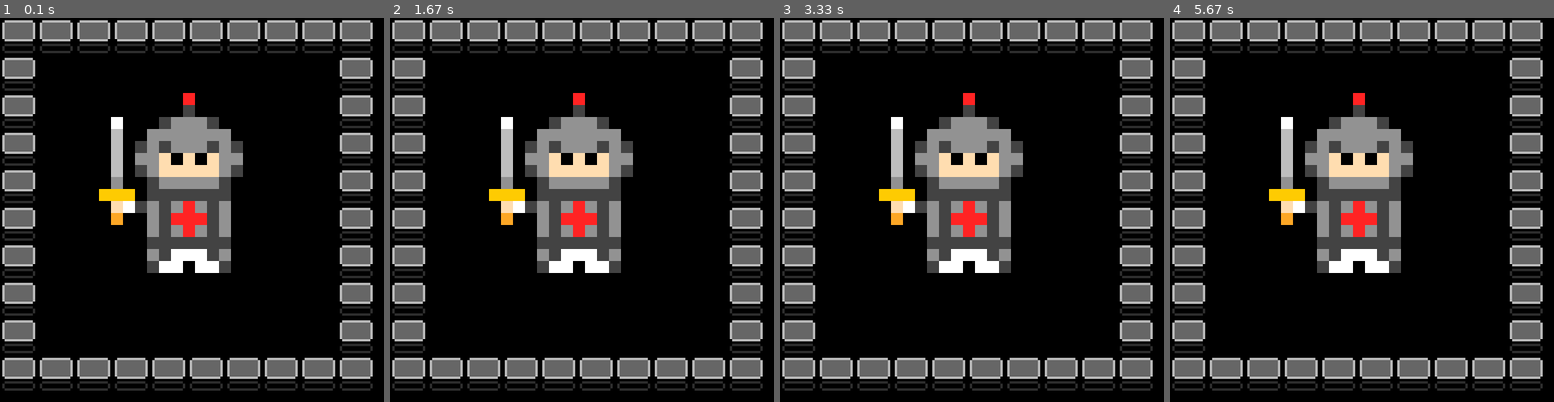
Above: before the commit, frames 1-4 (left to right).
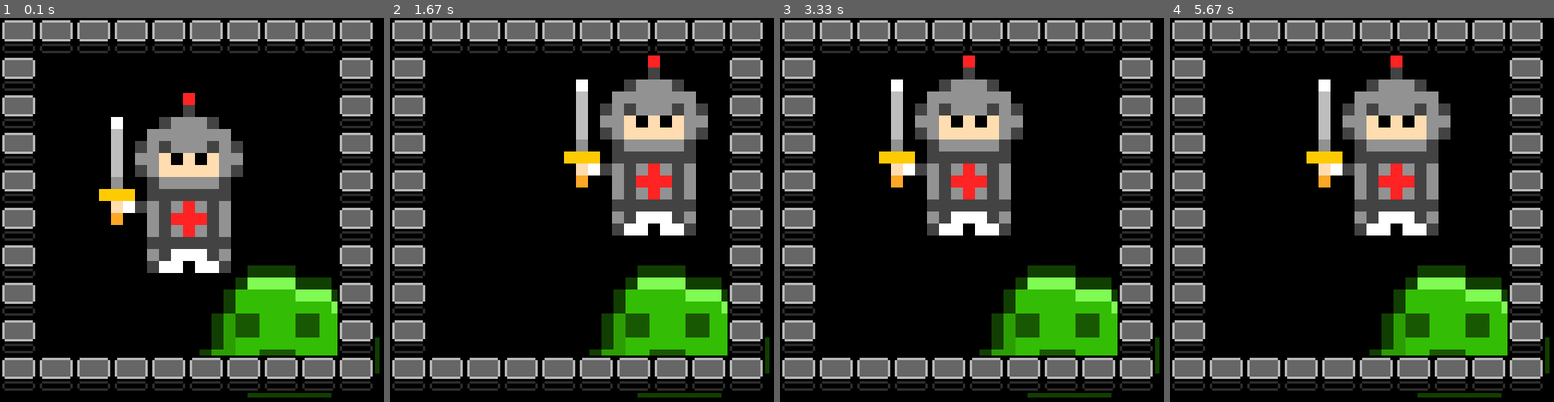
Above: after the commit, the same moments.

Repository: GiantSpaceHamster/GiantRoguelike
Game: pygame game, started from src/python/pygame_main.py
The game is run twice, just before and just after one commit, with the same random seed, the same clock (stepped at 60 frames per second) and the same inputs.
Inputs:
- Up to frame 1 (0.1 s): no input
- Up to frame 2 (1.67 s): hold Right 0.33-0.8 s; hold Up 0.83-1.13 s; hold Right 1.17-1.63 s
- Up to frame 3 (3.33 s): hold Left 1.67-2.2 s; hold Down 2.23-2.53 s; hold Left 2.57-2.97 s; hold Up from 3 s (still down)
- Up to frame 4 (5.67 s): release Up at 3.37 s; hold Right 3.4-4.03 s; hold Down 4.07-4.43 s; hold Left 4.47-4.93 s; hold Right 4.97-5.43 s; hold Up from 5.47 s (still down)

The runs differ from the first frame. In frame 1, 7.0% of the frame differs, in the area x 51-99%, y 64-99%; in frame 2, 25%, in the area x 25-99%, y 9-99%; in frame 3, 19%; in frame 4, 22%.

Commit message:
기본적인 루틴 완성
pygame 버전과 console 버전의 통일성을 위해, 이동 함수를 유틸리티로 변경.
데이터에 기본 적에 슬라임 이미지로 변경.

Diff:
--- a/src/python/console_main.py
+++ b/src/python/console_main.py
@@ -39,29 +39,13 @@
     if not userCommand in MovingCommand:
         continue
 
-    destX = player.GetX()
-    destY = player.GetY()
+    if userCommand == 'w':
+        userCommand = "UP"
+    if userCommand == 's':
+        userCommand = "DOWN"
+    if userCommand == 'a':
+        userCommand = "LEFT"
+    if userCommand == 'd':
+        userCommand = "RIGHT"
 
-    if userCommand == 'w':
-        destX = destX - 1
-
-    if userCommand == 's':
-        destX = destX + 1
-
-    if userCommand == 'a':
-        destY = destY - 1
-
-    if userCommand == 'd':
-        destY = destY + 1
-
-    # 해당 위치의 사물과 상호 작용 가능한지 확인
-    if fieldMap[0][destX][destY].IsInteractable() is True:
-        fieldMap[0][destX][destY].Interaction()
-
-    # 위치가 옮겨지는지 확인하고
-    if CheckValidMap(fieldMap, destX, destY, row, col) is False:
-        print("Can't move!")
-    else:
-        fieldMap[0][player.GetX()][player.GetY()] = Object()
-        player.SetPosition(destX, destY)
-        fieldMap[0][destX][destY] = player
+    MoveCharacter(player, fieldMap, row, col, userCommand)
--- a/src/python/data.py
+++ b/src/python/data.py
@@ -16,7 +16,9 @@
 player = PlayerCharacter()
 player.SetPosition(2, 2)
 player.SetProperty("ResourceID", "Image/BlockObject/PlayableCharacter/Character/warrior")
-
+enemy = EnemyCharacter()
+enemy.SetPosition(5, 5)
+enemy.SetProperty("ResourceID", "Image/BlockObject/PlayableCharacter/Monster/Slime")
 """
 fieldMap = [
         [
@@ -52,4 +54,4 @@
 GenerateMap(row, col, fieldMap)
 
 fieldMap[0][player.GetX()][player.GetY()] = player
-fieldMap[0][4][4] = EnemyCharacter()
+fieldMap[0][enemy.GetX()][enemy.GetY()] = enemy
--- a/src/python/pygame_main.py
+++ b/src/python/pygame_main.py
@@ -21,10 +21,35 @@
       if event.type == pygame.QUIT:
          sys.exit(0)
       else:
-         print(event)
+         #print(event)
+         if event.type == pygame.KEYDOWN:
+            if event.key == pygame.K_LEFT:
+               """ 왼쪽으로 이동 """
+               MoveCharacter(player, fieldMap, row, col, "LEFT")
+
+            elif event.key == pygame.K_RIGHT:
+               """ 오른쪽으로 이동 """
+               MoveCharacter(player, fieldMap, row, col, "RIGHT")
+
+            elif event.key == pygame.K_UP:
+               """ 위로 이동 """
+               MoveCharacter(player, fieldMap, row, col, "UP")
+
+            elif event.key == pygame.K_DOWN:
+               """ 아래로 이동 """
+               MoveCharacter(player, fieldMap, row, col, "DOWN")
 
 while True:
+   # 가장 먼저 플레이어가 행동 하고,
    KeyInput(pygame.event.get())
+
+   # 그 뒤에 Nonplayer 들이 행동을 한다.
+   #
+
+   # 모든 사이클이 끝났다면, 이제 장면을 렌더링.
+
+   #
+   screen.fill((0, 0, 0))
 
    # 장면 렌더링.
    for i in range(3):
@@ -34,8 +59,8 @@
             if image is not None:
                screen.blit(image, (x * 50, y * 50))
 
-   playerImg = ResourceManager.Get().GetLoadedResource(player.GetProperty("ResourceID"))
-   if playerImg is not None:
-      screen.blit(playerImg, (player.GetX() * 50, player.GetY() * 50))
+   #playerImg = ResourceManager.Get().GetLoadedResource(player.GetProperty("ResourceID"))
+   #if playerImg is not None:
+    #  screen.blit(playerImg, (player.GetX() * 50, player.GetY() * 50))
 
    pygame.display.flip()
--- a/src/python/utils.py
+++ b/src/python/utils.py
@@ -136,3 +136,32 @@
         return False
 
     return mapData[2][x][y].CanMoveThis() and mapData[0][x][y].CanMoveThis()
+
+# 캐릭터 이동 함수
+def MoveCharacter(char, mapData, row, col, userCommand):
+    destX = char.GetX()
+    destY = char.GetY()
+
+    if userCommand == "LEFT":
+        destX = destX - 1
+
+    if userCommand == "RIGHT":
+        destX = destX + 1
+
+    if userCommand == "UP":
+        destY = destY - 1
+
+    if userCommand == "DOWN":
+        destY = destY + 1
+
+    # 해당 위치의 사물과 상호 작용 가능한지 확인
+    if mapData[0][destX][destY].IsInteractable() is True:
+        mapData[0][destX][destY].Interaction()
+
+    # 위치가 옮겨지는지 확인하고
+    if CheckValidMap(mapData, destX, destY, row, col) is False:
+        print("Can't move!")
+    else:
+        mapData[0][char.GetX()][char.GetY()] = Object()
+        char.SetPosition(destX, destY)
+        mapData[0][destX][destY] = char
